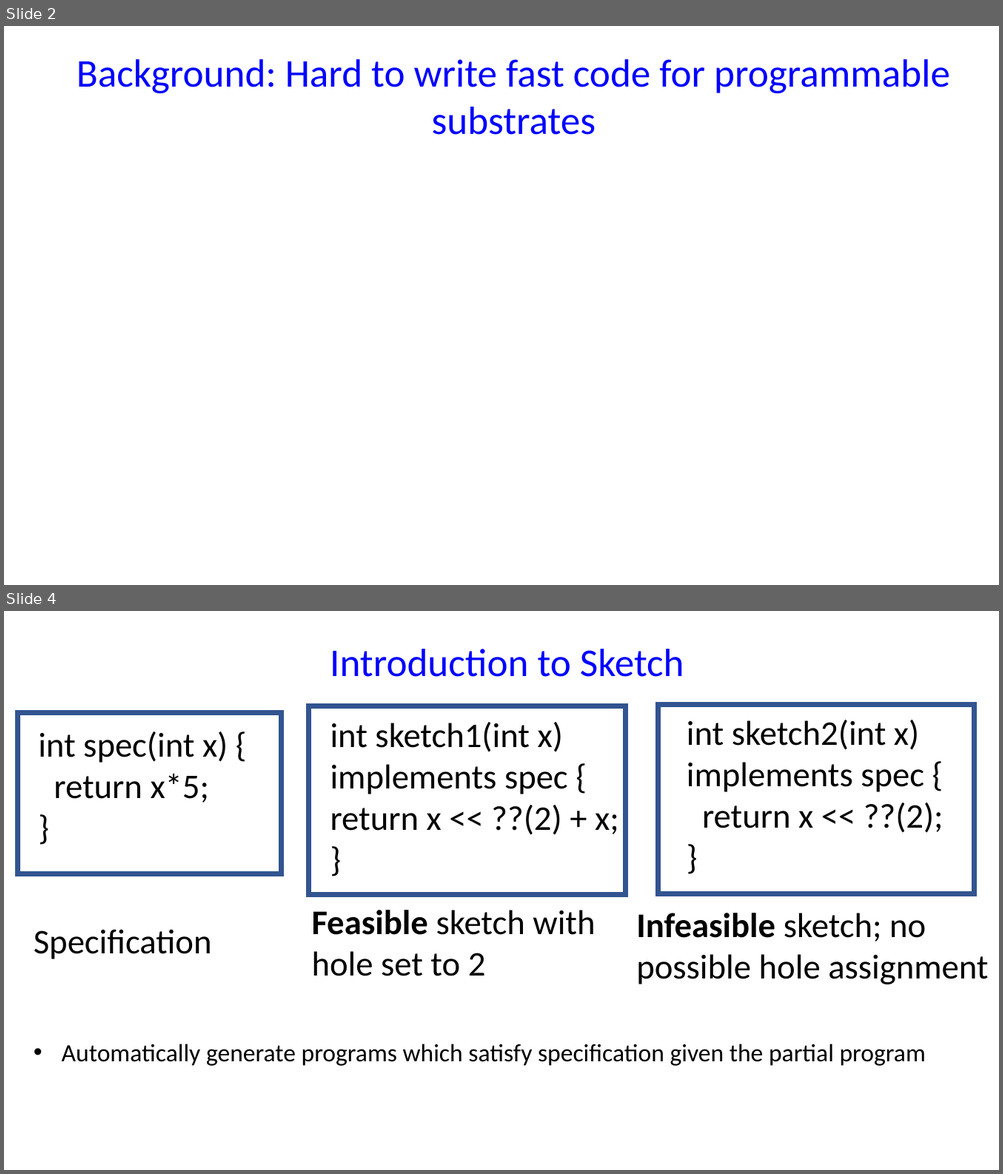
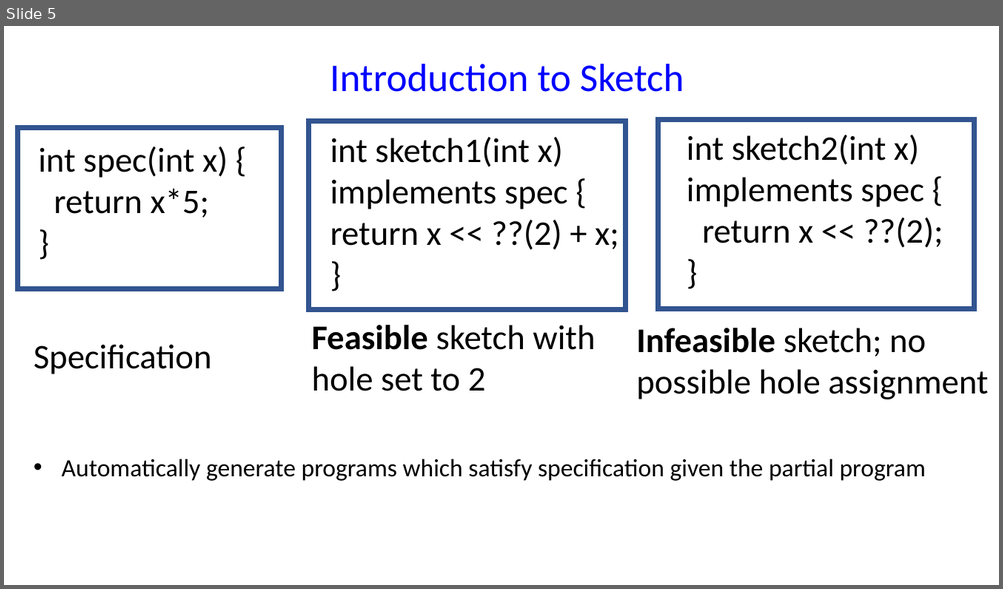
Before and after one commit to chipmunk-project/chipmunk_talk, a slide deck: HotNets_talk.pptx. Shown one above the other, each under a label of ours: slides 2 and 4 before the commit, slide 5 after it; the slides between them are not shown. The pictures are 1003x1174 and 1003x589 pixels, drawn with LibreOffice and Linux fonts; fonts in the diff are those of the drawing. Boxes give left, top, right and bottom in pixels: in the first picture for what was removed or moved away, otherwise in the second. Text is boxed around its words. In the diff, an @@ line names an element or a change of style, - is before the commit and + after.

```diff
--- a/HotNets_talk.pptx
+++ b/HotNets_talk.pptx
@@ slide 2 removed at (4,26,999,585), background #FFFFFF @@
@@ text removed at (77,59,950,135) @@
-Background: Hard to write fast code for programmable substrates
@@ what was slide 4 is now slide 5 @@
```
Also in this commit, not shown: 4 slides added, 2 other slides removed.
